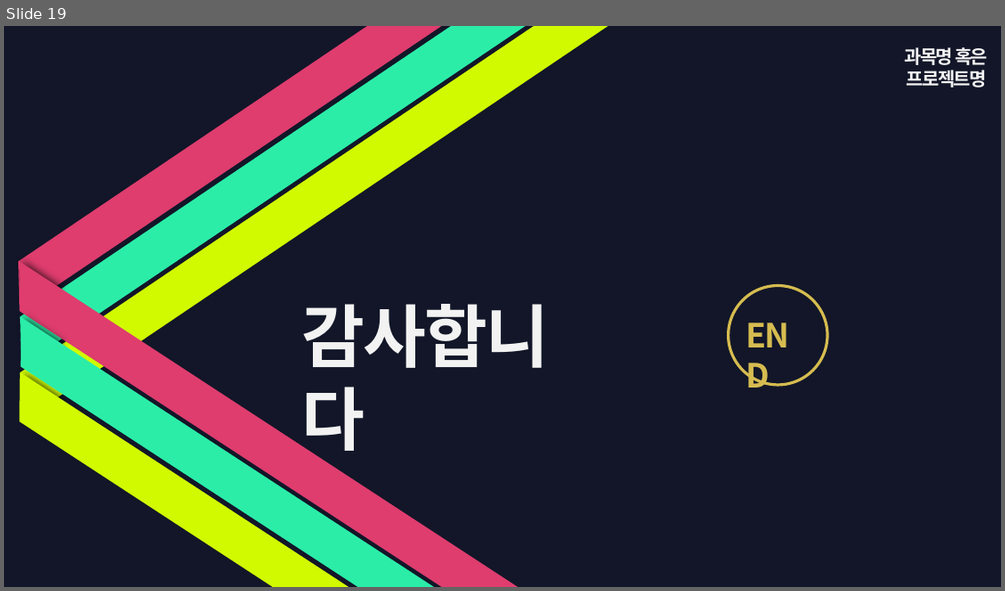
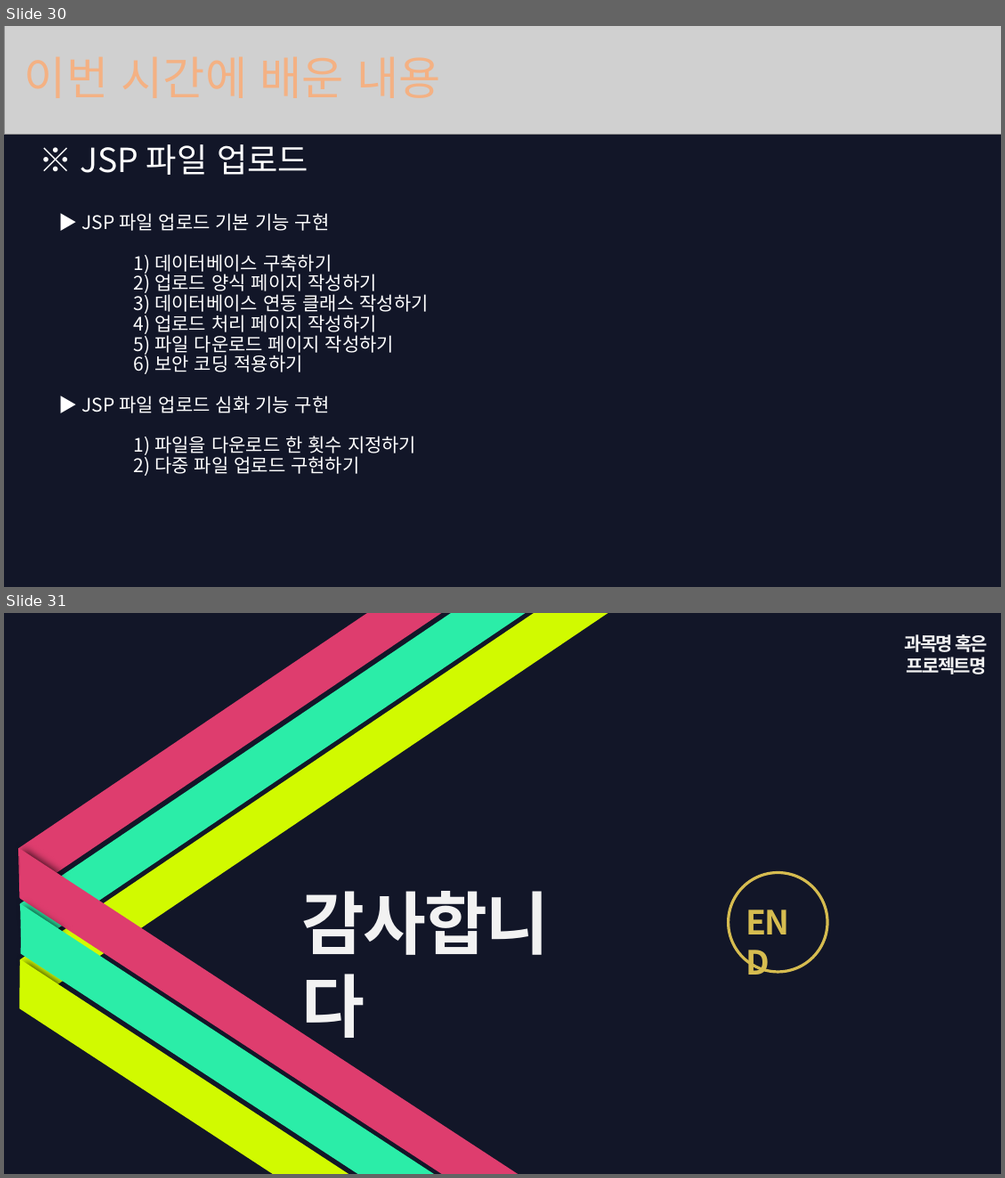
Before and after one commit to psun2/Java, a slide deck: Java-study/107. File Upload (feat) 동빈나/JSP파일업로드.pptx. Shown one above the other, each under a label of ours: slide 19 before the commit, slides 30 and 31 after it. The pictures are 1005x591 and 1005x1178 pixels, drawn with LibreOffice and Linux fonts; fonts in the diff are those of the drawing; grey boxes stand for pictures; background and template pictures are left out. Boxes give left, top, right and bottom in pixels: in the first picture for what was removed or moved away, otherwise in the second. Text is boxed around its words. In the diff, an @@ line names an element or a change of style, - is before the commit and + after.

```diff
--- a/Java-study/107. File Upload (feat) 동빈나/JSP파일업로드.pptx
+++ b/Java-study/107. File Upload (feat) 동빈나/JSP파일업로드.pptx
@@ slide 30 added at bbox=[4, 26, 1001, 587], background #121628 @@
@@ picture added at bbox=[4, 26, 1001, 135] @@
@@ text added at bbox=[81, 144, 308, 175], 32 pt, text #FFFFFF @@
+※ JSP 파일 업로드
@@ text added at bbox=[82, 213, 428, 475], 18 pt, text #FFFFFF @@
+▶ JSP 파일 업로드 기본 기능 구현
+1) 데이터베이스 구축하기
+2) 업로드 양식 페이지 작성하기
+3) 데이터베이스 연동 클래스 작성하기
+4) 업로드 처리 페이지 작성하기
+5) 파일 다운로드 페이지 작성하기
+6) 보안 코딩 적용하기
+▶ JSP 파일 업로드 심화 기능 구현
+1) 파일을 다운로드 한 횟수 지정하기
+2) 다중 파일 업로드 구현하기
@@ what was slide 19 is now slide 31 @@
```
Also in this commit, not shown: 11 other slides added, 27 other files.
